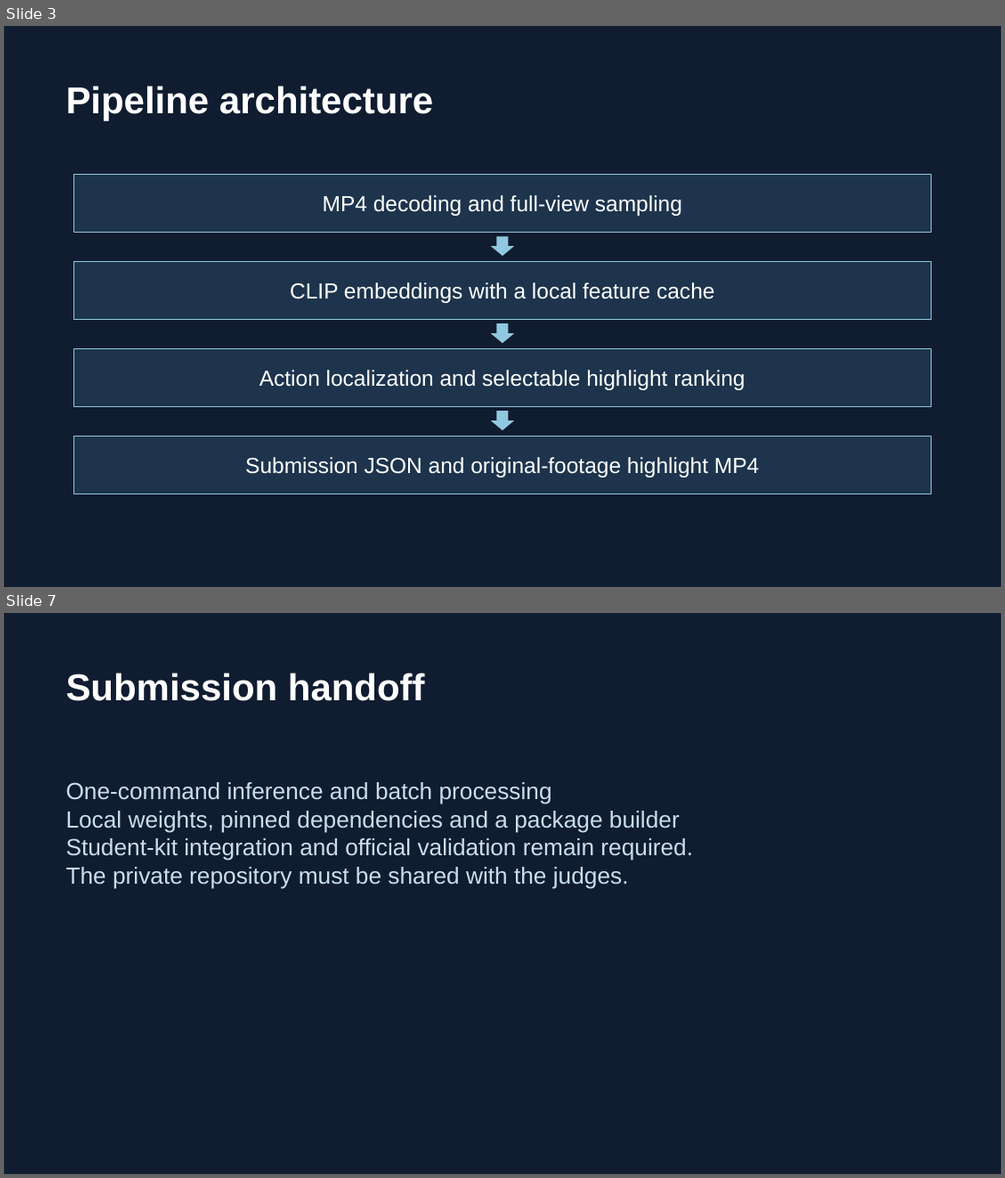
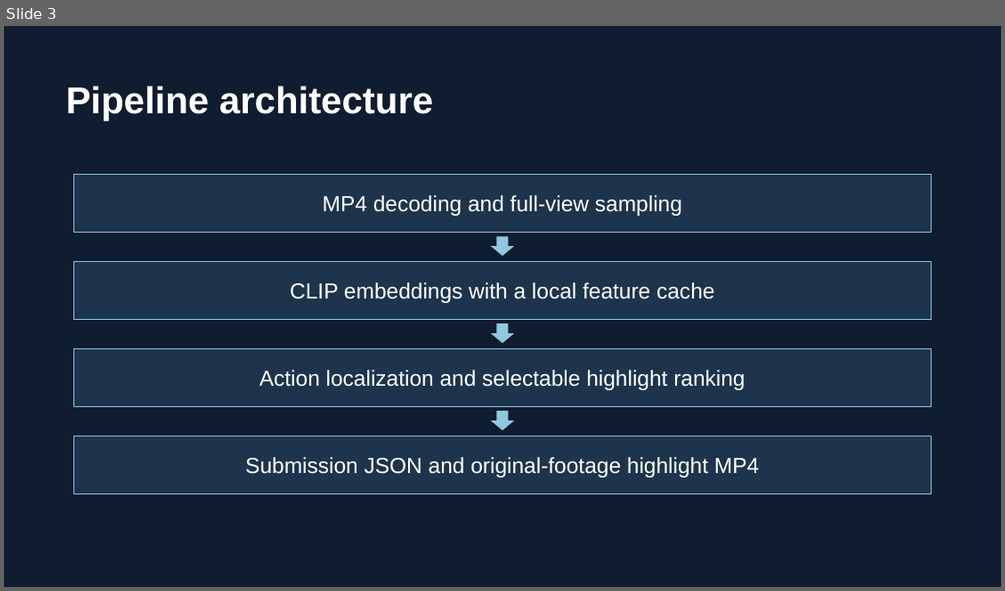
Before and after one commit to goodchanges/samsung-xr-track4, a slide deck: docs/VelloreInstituteOfTechnologyVellore_VIT.pptx. Shown one above the other, each under a label of ours: slides 3 and 7 before the commit, slide 3 after it; the slides between them are not shown. The pictures are 1005x1178 and 1005x591 pixels, drawn with LibreOffice and Linux fonts; fonts in the diff are those of the drawing. Boxes give left, top, right and bottom in pixels: in the first picture for what was removed or moved away, otherwise in the second. Text is boxed around its words. In the diff, an @@ line names an element or a change of style, - is before the commit and + after.

```diff
--- a/docs/VelloreInstituteOfTechnologyVellore_VIT.pptx
+++ b/docs/VelloreInstituteOfTechnologyVellore_VIT.pptx
@@ slide 7 removed at (x1=4, y1=613, x2=1001, y2=1174), background #101C30 @@
@@ text removed at (x1=66, y1=673, x2=425, y2=701) @@
-Submission handoff
@@ text removed at (x1=66, y1=782, x2=693, y2=889) @@
-One-command inference and batch processing
-Local weights, pinned dependencies and a package builder
-Student-kit integration and official validation remain required.
-The private repository must be shared with the judges.
```
Also in this commit, not shown: 4 slides added, 3 other slides removed, 33 other files.
